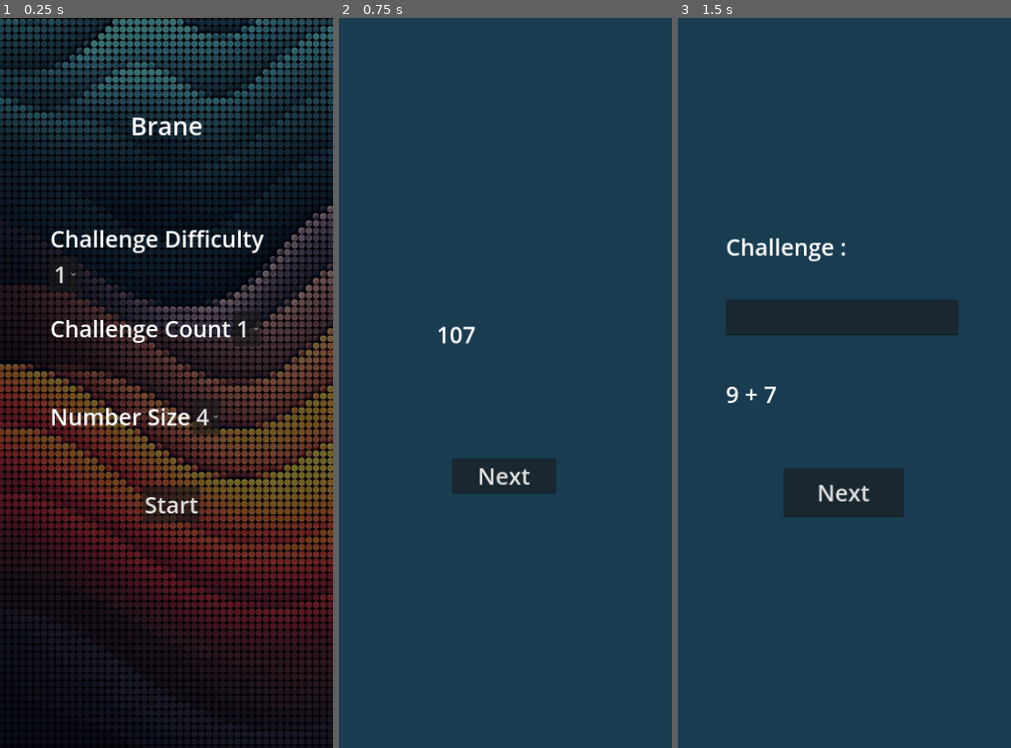
Above: before the commit, frames 1-3 (left to right).
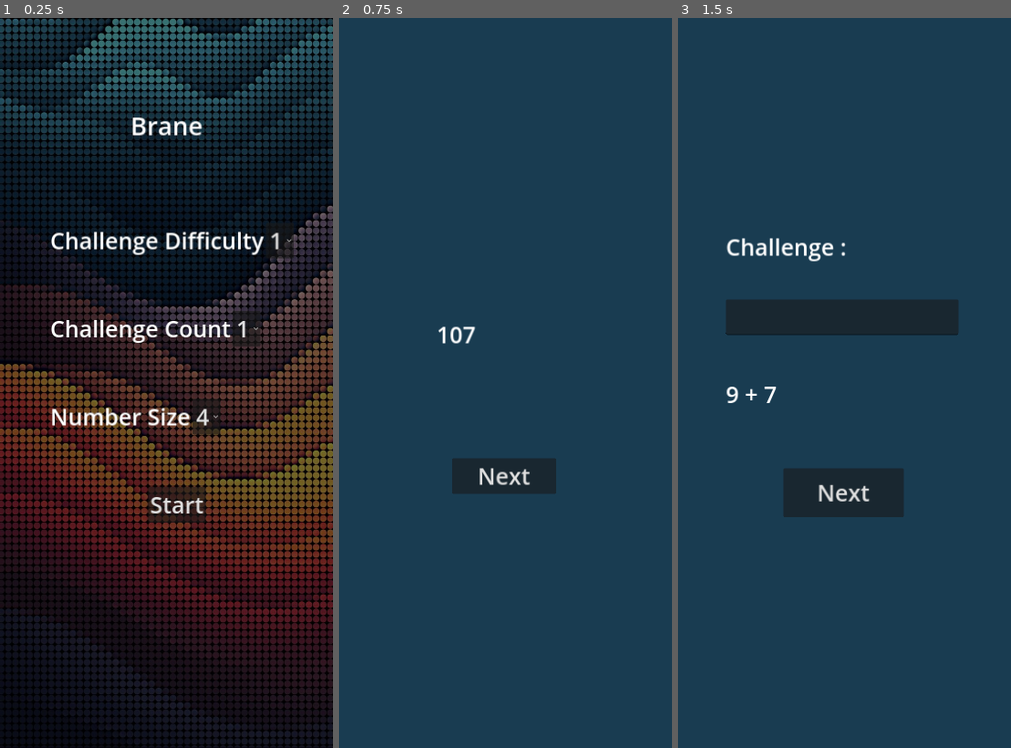
Above: after the commit, the same moments.

Repository: Zabardast/brane
Game: Godot game, scene res://main.tscn
Same seed, same stepped clock (60 frames per second), same inputs: the game is played once before the commit and once after it.
Inputs:
- Up to frame 1 (0.25 s): no input
- Up to frame 2 (0.75 s): click "Start" at 0.5 s
- Up to frame 3 (1.5 s): click "Next" at 1.25 s

The runs differ from the first frame. In frame 1, 1.2% of the frame differs, in the area x 15-89%, y 29-69%; in frame 2, nothing differs; in frame 3, nothing differs.

Commit message:
minor changes

Diff:
--- a/main.tscn
+++ b/main.tscn
@@ -54,8 +54,10 @@
 [node name="Menu" parent="." instance=ExtResource("1_nbcsh")]
 
 [node name="Memory" parent="." instance=ExtResource("3_ckqq2")]
+visible = false
 
 [node name="ChallengeLoop" parent="." instance=ExtResource("4_mx3r3")]
+visible = false
 
 [node name="Remember" parent="." instance=ExtResource("5_p4ecc")]
 visible = false
--- a/menu.tscn
+++ b/menu.tscn
@@ -42,7 +42,7 @@
 anchor_bottom = 0.5
 offset_left = -255.0
 offset_top = -351.0
-offset_right = 278.0
+offset_right = 302.0
 offset_bottom = 416.0
 grow_horizontal = 2
 grow_vertical = 2
